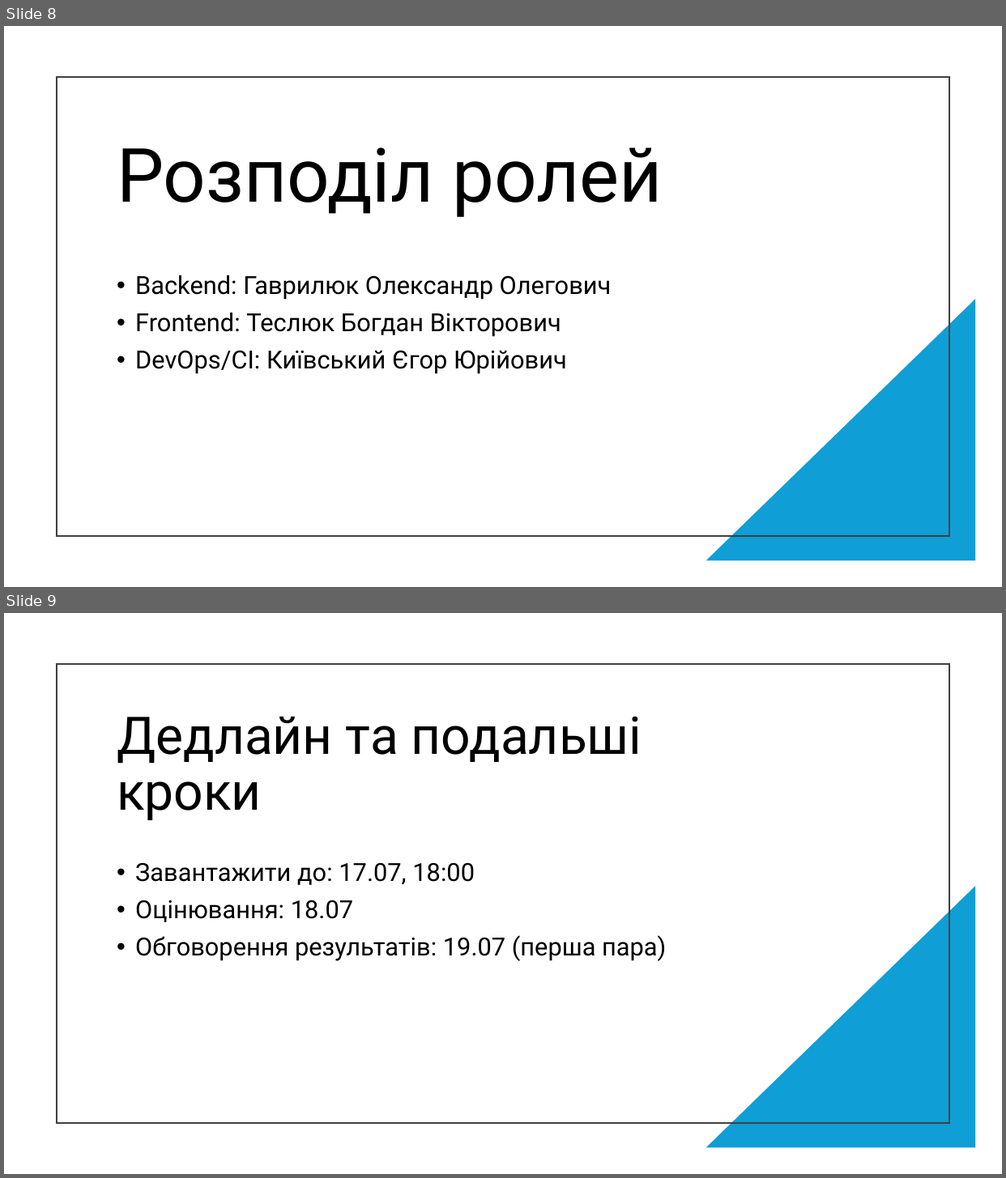
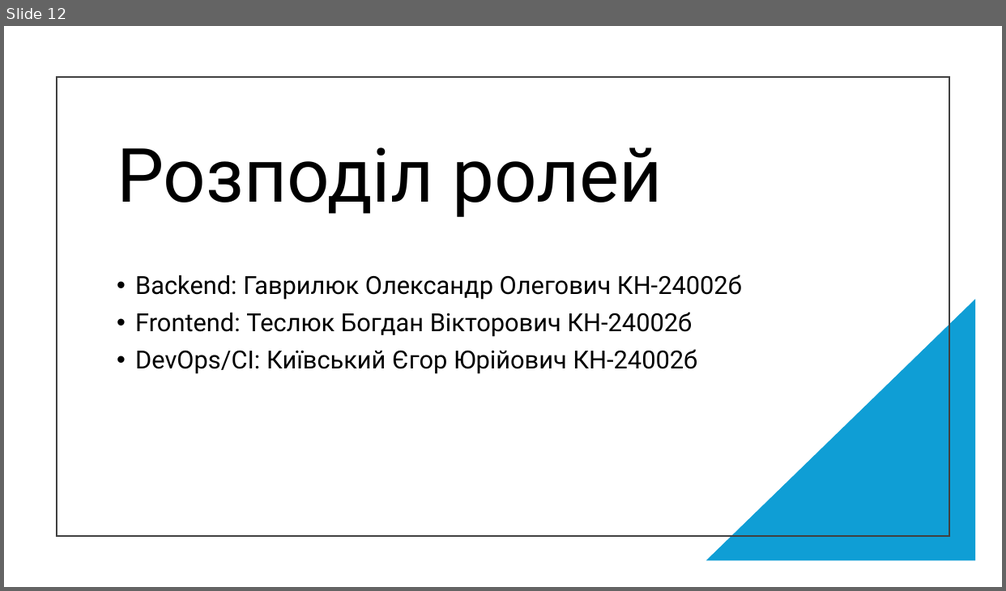
Before and after one commit to WhyTile/Unik-practice, a slide deck: Презентація.pptx. Shown one above the other, each under a label of ours: slides 8 and 9 before the commit, slide 12 after it. The pictures are 1006x1178 and 1006x591 pixels, drawn with LibreOffice and Linux fonts; fonts in the diff are those of the drawing. Boxes give left, top, right and bottom in pixels: in the first picture for what was removed or moved away, otherwise in the second. Text is boxed around its words. In the diff, an @@ line names an element or a change of style, - is before the commit and + after.

```diff
--- a/Презентація.pptx
+++ b/Презентація.pptx
@@ slide 9 removed at box(4, 613, 1002, 1174), background #FFFFFF @@
@@ rectangle removed at box(57, 664, 949, 1122) @@
@@ title removed at box(117, 716, 641, 820) @@
-Дедлайн та подальші кроки
@@ text removed at box(135, 862, 666, 961) @@
-• Завантажити до: 17.07, 18:00
-• Оцінювання: 18.07
-• Обговорення результатів: 19.07 (перша пара)
@@ right triangle removed at box(706, 886, 976, 1148) @@
@@ what was slide 8 is now slide 12 @@
@@ slide 12 changed as well @@
@@ text at box(135, 275, 742, 374): text changed @@
-• Backend: Гаврилюк Олександр Олегович
-• Frontend: Теслюк Богдан Вікторович
-• DevOps/CI: Київський Єгор Юрійович
+• Backend: Гаврилюк Олександр Олегович КН-24002б
+• Frontend: Теслюк Богдан Вікторович КН-24002б
+• DevOps/CI: Київський Єгор Юрійович КН-24002б
```
Also in this commit, not shown: 7 other slides changed, 6 slides added.
